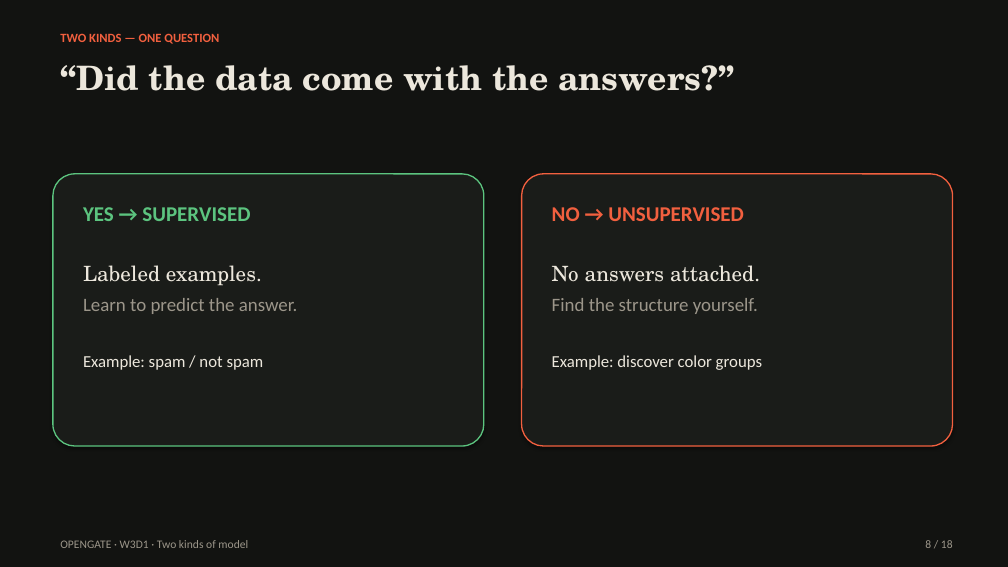
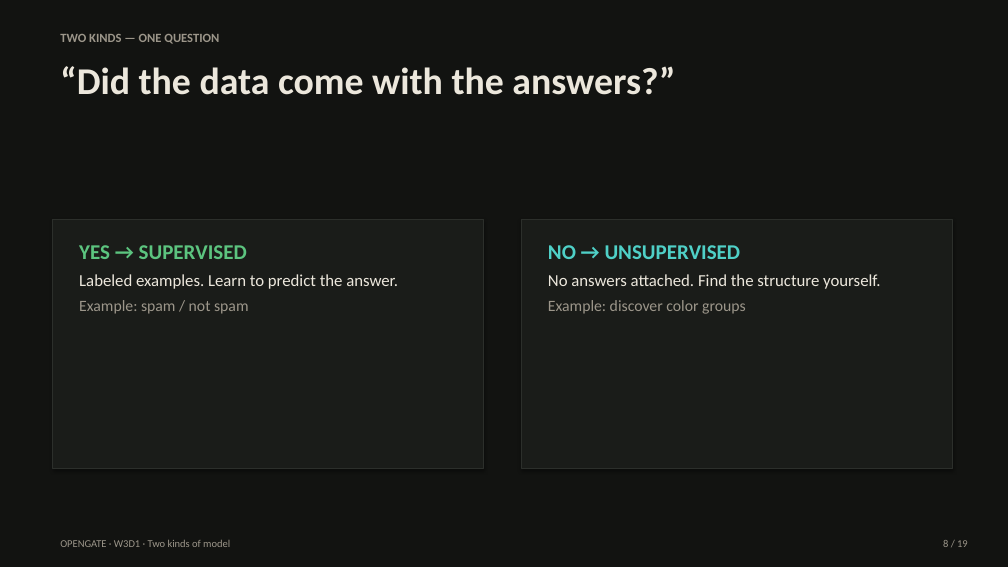
Before and after one commit to lemoon01110/chroma-kmeans-color-lab, a slide deck: slide 8 of opengate-assets/Opengate-W3D1-Two-Kinds-of-Model.pptx. Drawn at 1008x567 pixels with LibreOffice and Linux fonts; fonts in the diff are those of the drawing. Boxes give left, top, right and bottom in pixels: in the first picture for what was removed or moved away, otherwise in the second. Text is boxed around its words. In the diff, an @@ line names an element or a change of style, - is before the commit and + after.

```diff
--- a/opengate-assets/Opengate-W3D1-Two-Kinds-of-Model.pptx
+++ b/opengate-assets/Opengate-W3D1-Two-Kinds-of-Model.pptx
@@ text "TWO KINDS — ONE QUESTION" at [60,34,219,44]: text colour #F2603F to #9C968A; more space between paragraphs @@
@@ text "“Did the data come with ..." at [60,66,675,95]: size 32 to 36 pt, font TeX Gyre Schola to Calibri; more space between paragraphs @@
@@ rounded rectangle removed at [522,174,953,446] @@
@@ rectangle: place and size @@
-rectangle at [53,174,484,446]
+rectangle at [53,219,484,469]
@@ rectangle at [53,219,484,469]: rounded rectangle to rectangle; outline #5CC47F 1.25 pt to #2C2F2B 1 pt @@
@@ text "YES → SUPERVISED": place and size @@
-text "YES → SUPERVISED" at [83,207,297,370]
+text "YES → SUPERVISED" at [79,245,398,314]
@@ rectangle added at [522,219,953,469], fill #1A1C19, outline #2C2F2B 1 pt @@
@@ text "NO → UNSUPERVISED": place and size @@
-text "NO → UNSUPERVISED" at [552,207,762,370]
+text "NO → UNSUPERVISED" at [548,245,880,314]
@@ text at [548,245,746,314]: text colour #F2603F to #4FD0C7 in "NO → UNSUPERVISED"; size 16 to 15 pt, text colour #ECE7DC to #9C968A in "Example: discover color groups" @@
@@ text at [79,274,398,289]: text changed; size 18 to 16 pt; text colour #9C968A to #ECE7DC @@
-Labeled examples.
-Learn to predict the answer.
+Labeled examples. Learn to predict the answer.
@@ text at [548,274,880,289]: text changed; size 18 to 16 pt; text colour #9C968A to #ECE7DC @@
-No answers attached.
-Find the structure yourself.
+No answers attached. Find the structure yourself.
@@ text at [79,300,249,314]: size 16 to 15 pt, text colour #ECE7DC to #9C968A in "Example: spam / not spam" @@
@@ text "OPENGATE · W3D1 · Two ..." at [60,540,230,547]: size 11 to 10 pt; more space between paragraphs @@
@@ text at [943,540,968,547]: text changed; size 11 to 10 pt @@
-8 / 18
+8 / 19
```
Also in this commit, not shown: 18 other slides changed, 1 other file.
